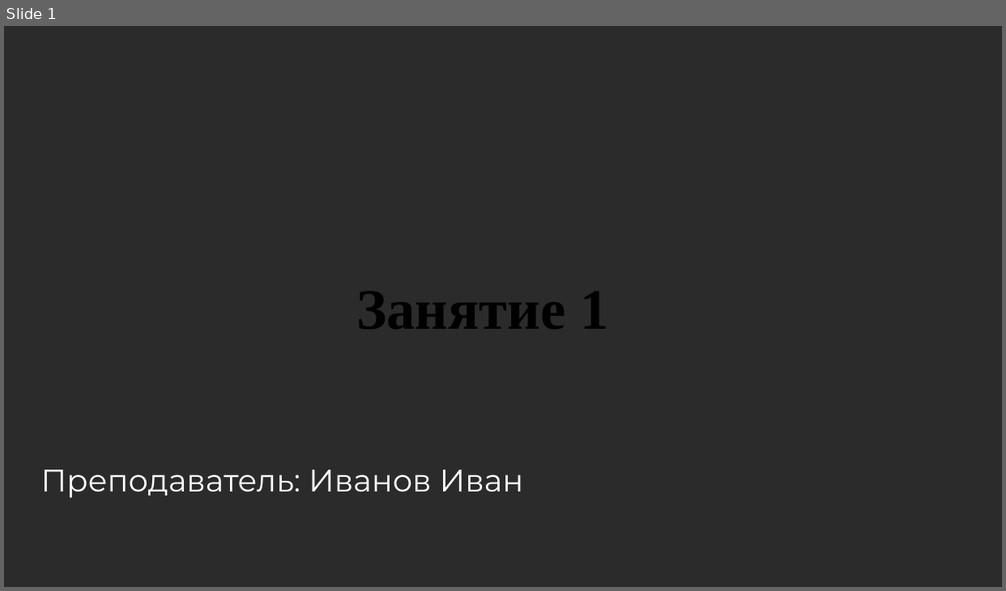
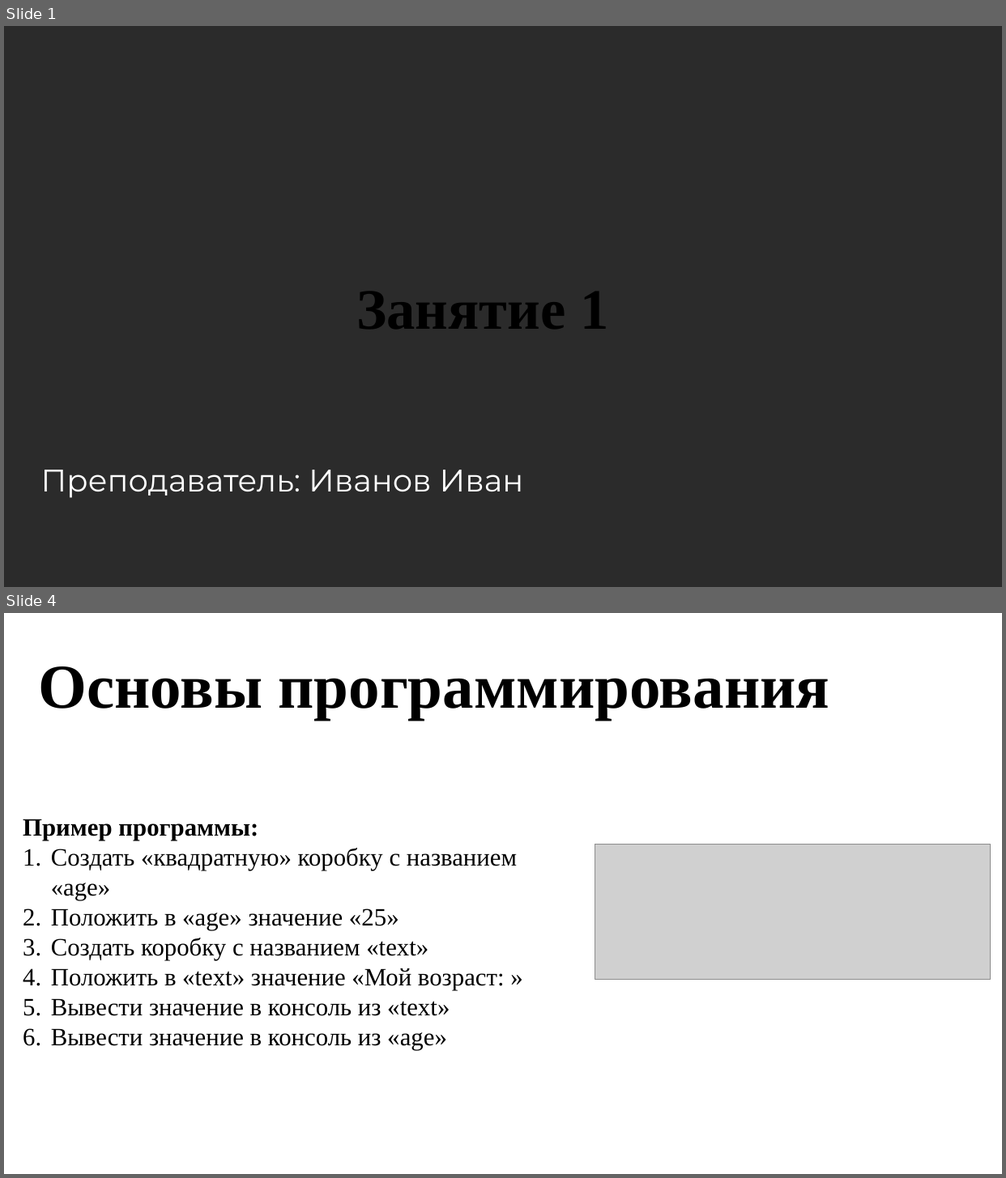
Before and after one commit to zero973/CsharpCourse, a slide deck: 1 занятие/Презентация.pptx. Shown one above the other, each under a label of ours: slide 1 before the commit, slides 1 and 4 after it; the slides between them are not shown. The pictures are 1006x591 and 1006x1178 pixels, drawn with LibreOffice and Linux fonts; fonts in the diff are those of the drawing; grey boxes stand for pictures; background and template pictures are left out; a plain dark background stands for a picture behind light text. Boxes give left, top, right and bottom in pixels: in the first picture for what was removed or moved away, otherwise in the second. Text is boxed around its words. In the diff, an @@ line names an element or a change of style, - is before the commit and + after.

```diff
--- a/1 занятие/Презентация.pptx
+++ b/1 занятие/Презентация.pptx
@@ slide 4 added at (x1=4, y1=613, x2=1002, y2=1174), background picture (left out) @@
@@ text added at (x1=39, y1=666, x2=829, y2=719), 60 pt, text #000000, bold @@
+Основы программирования
@@ text added at (x1=23, y1=819, x2=517, y2=1050), 24 pt, text #000000 @@
+Пример программы:
+1. Создать «квадратную» коробку с названием «age»
+2. Положить в «age» значение «25»
+3. Создать коробку с названием «text»
+4. Положить в «text» значение «Мой возраст: »
+5. Вывести значение в консоль из «text»
+6. Вывести значение в консоль из «age»
@@ picture added at (x1=595, y1=845, x2=991, y2=980) @@
```
Also in this commit, not shown: 7 other slides added, 2 slides removed, 5 other files.
